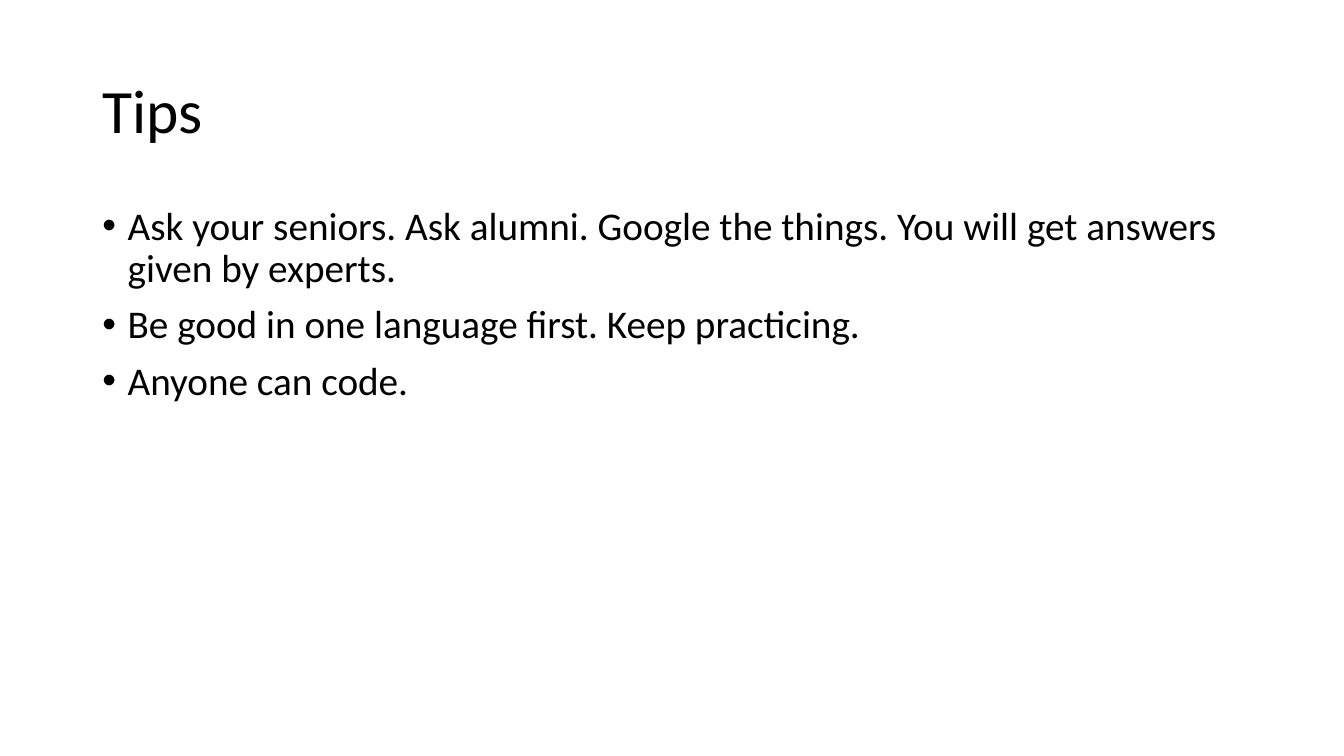
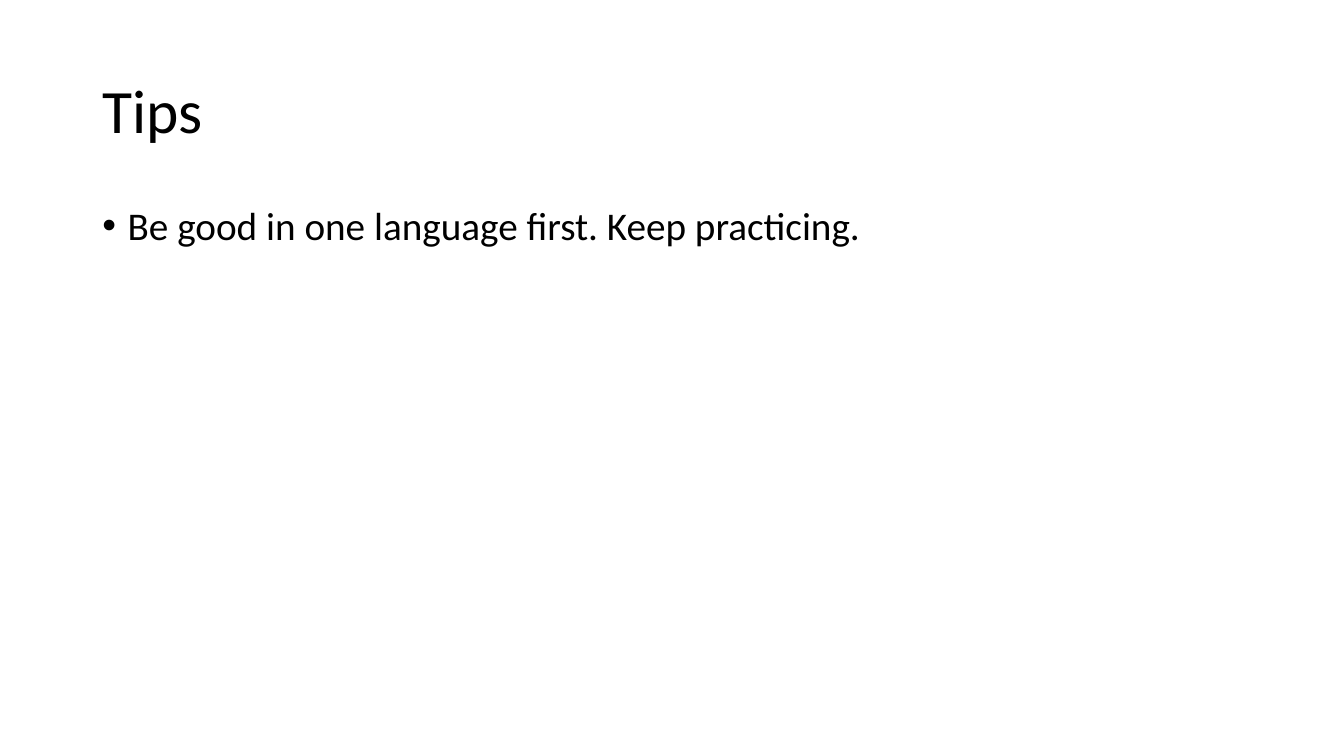
Before and after one commit to umaa-java-sept-2020/documents, a slide deck: slide 21 of methods.pptx (slide 13 before the commit). Drawn at 1344x756 pixels with LibreOffice and Linux fonts; fonts in the diff are those of the drawing. Boxes give left, top, right and bottom in pixels: in the first picture for what was removed or moved away, otherwise in the second. Text is boxed around its words. In the diff, an @@ line names an element or a change of style, - is before the commit and + after.

```diff
--- a/methods.pptx
+++ b/methods.pptx
@@ text at (128, 212, 1216, 289): paragraph removed @@
-• Ask your seniors. Ask alumni. Google the things. You will get answers given by experts.
@@ text at (128, 367, 408, 402): paragraph removed @@
-• Anyone can code.
```
Also in this commit, not shown: 2 other slides changed, 8 slides added.
